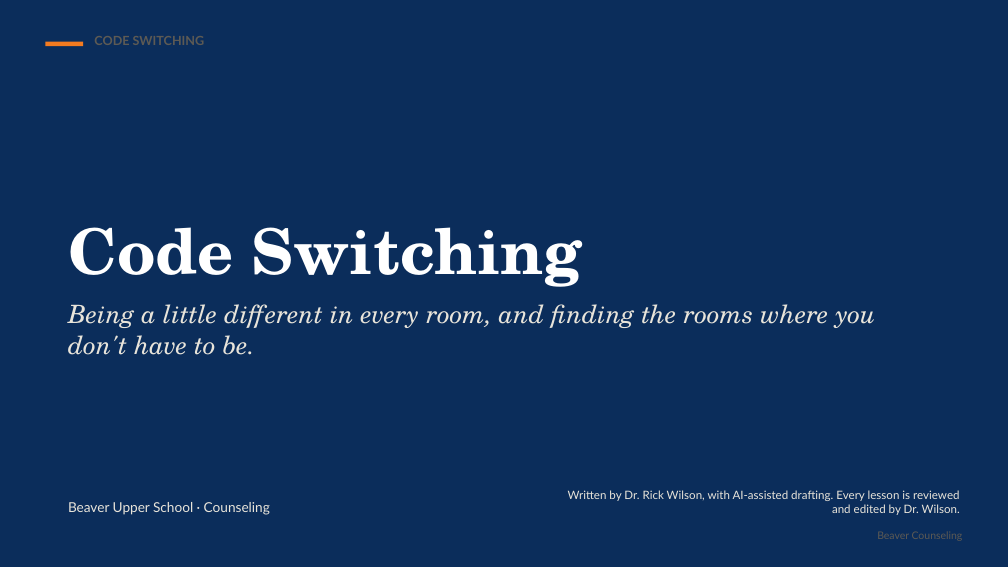
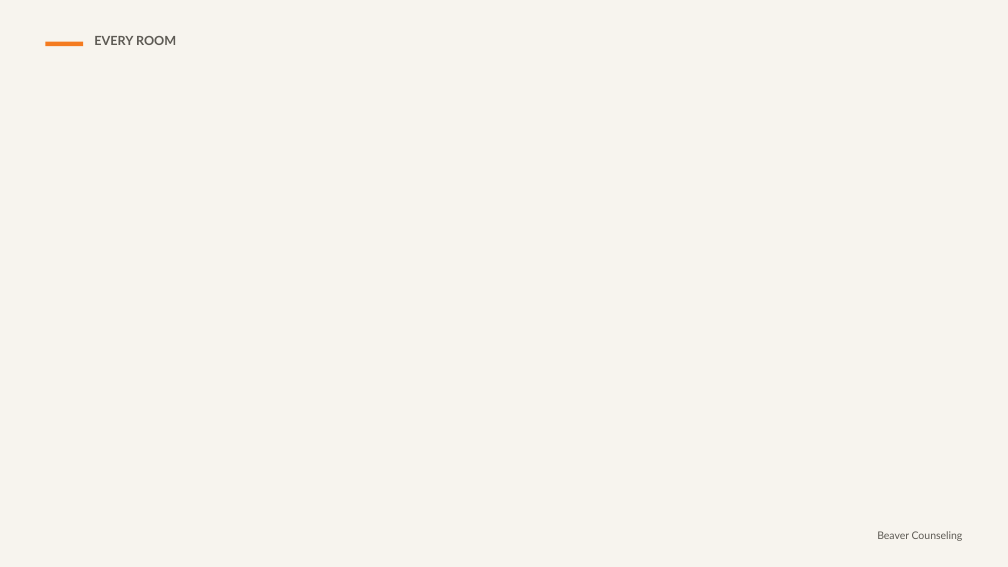
Before and after one commit to rmwtoolkit/bcds-toolkit, a slide deck: slide 2 of decks/code-switching-lesson-v2.pptx. Drawn at 1008x567 pixels with LibreOffice and Linux fonts; fonts in the diff are those of the drawing; background and template pictures are left out. Boxes give left, top, right and bottom in pixels: in the first picture for what was removed or moved away, otherwise in the second. Text is boxed around its words. In the diff, an @@ line names an element or a change of style, - is before the commit and + after.

```diff
--- a/decks/code-switching-lesson-v2.pptx
+++ b/decks/code-switching-lesson-v2.pptx
@@ background #0B2D5B to picture (left out) @@
@@ text at box(94, 36, 176, 45): text changed @@
-CODE SWITCHING
+EVERY ROOM
@@ text removed at box(68, 227, 582, 287) @@
-Code Switching
@@ text removed at box(68, 304, 876, 355) @@
-Being a little different in every room, and finding the rooms where you don't have to be.
@@ text removed at box(68, 502, 270, 515) @@
-Beaver Upper School · Counseling
@@ text removed at box(568, 490, 960, 515) @@
-Written by Dr. Rick Wilson, with AI-assisted drafting. Every lesson is reviewed and edited by Dr. Wilson.
```
Also in this commit, not shown: 6 other slides changed, 12 slides added, 1 slide removed, 16 other files.
